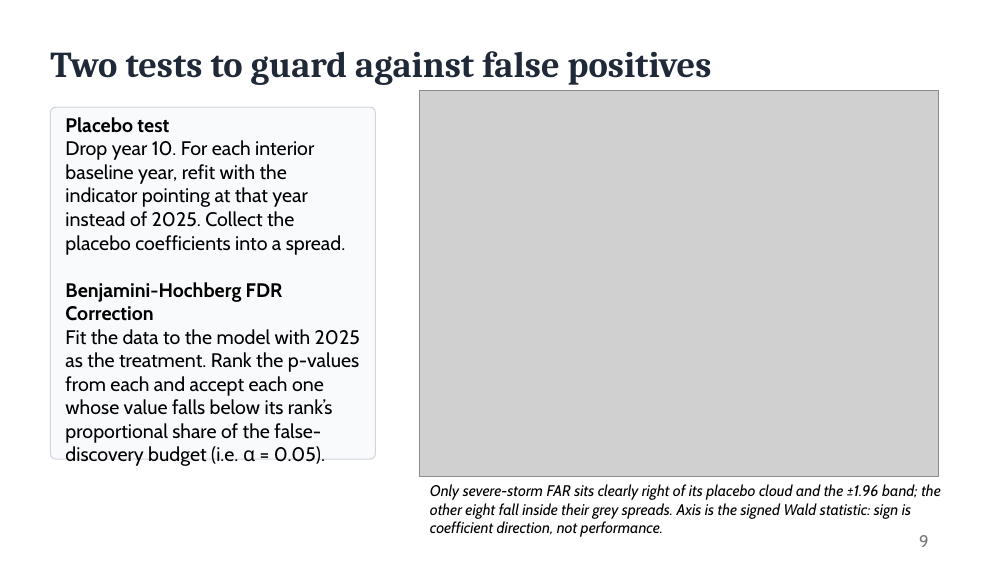
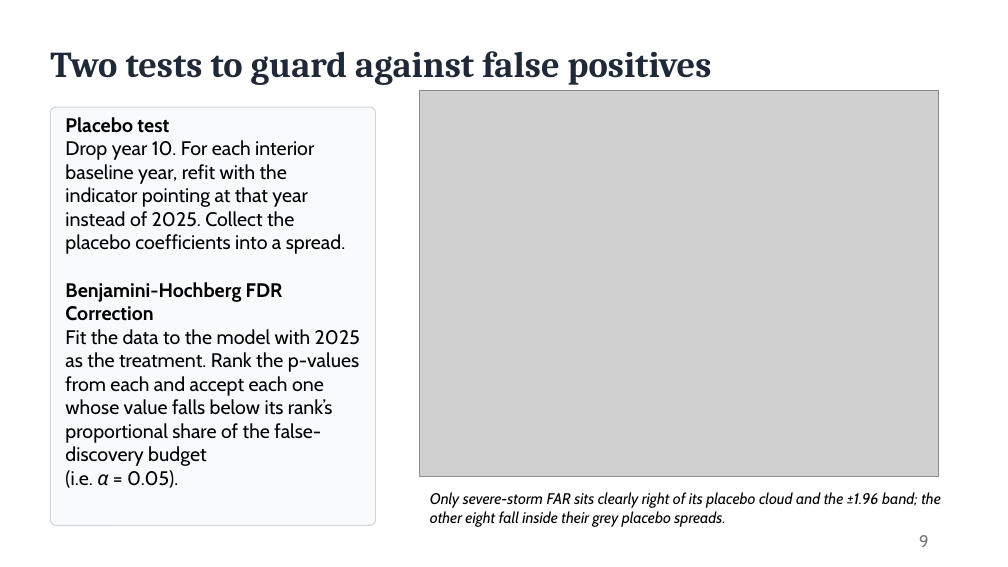
Before and after one commit to craig-rudman/MSDS692, a slide deck: slide 9 of report/MSDS692 Practicum I Craig Rudman.pptx. Drawn at 1008x567 pixels with LibreOffice and Linux fonts; fonts in the diff are those of the drawing; grey boxes stand for pictures. Boxes give left, top, right and bottom in pixels: in the first picture for what was removed or moved away, otherwise in the second. Text is boxed around its words. In the diff, an @@ line names an element or a change of style, - is before the commit and + after.

```diff
--- a/report/MSDS692 Practicum I Craig Rudman.pptx
+++ b/report/MSDS692 Practicum I Craig Rudman.pptx
@@ rounded rectangle: place and size @@
-rounded rectangle at [50, 107, 376, 459]
+rounded rectangle at [50, 107, 376, 525]
@@ text at [65, 329, 360, 488]: text changed @@
-Fit the data to the model with 2025 as the treatment. Rank the p-values from each and accept each one whose value falls below its rank’s proportional share of the false-discovery budget (i.e. α = 0.05).
+Fit the data to the model with 2025 as the treatment. Rank the p-values from each and accept each one whose value falls below its rank’s proportional share of the false-discovery budget
+(i.e. α = 0.05).
@@ text at [430, 492, 941, 527]: text changed @@
-Only severe-storm FAR sits clearly right of its placebo cloud and the ±1.96 band; the other eight fall inside their grey spreads. Axis is the signed Wald statistic: sign is coefficient direction, not performance.
+Only severe-storm FAR sits clearly right of its placebo cloud and the ±1.96 band; the other eight fall inside their grey placebo spreads.
```
Also in this commit, not shown: 8 other slides changed, 2 slides removed, 22 other files.
